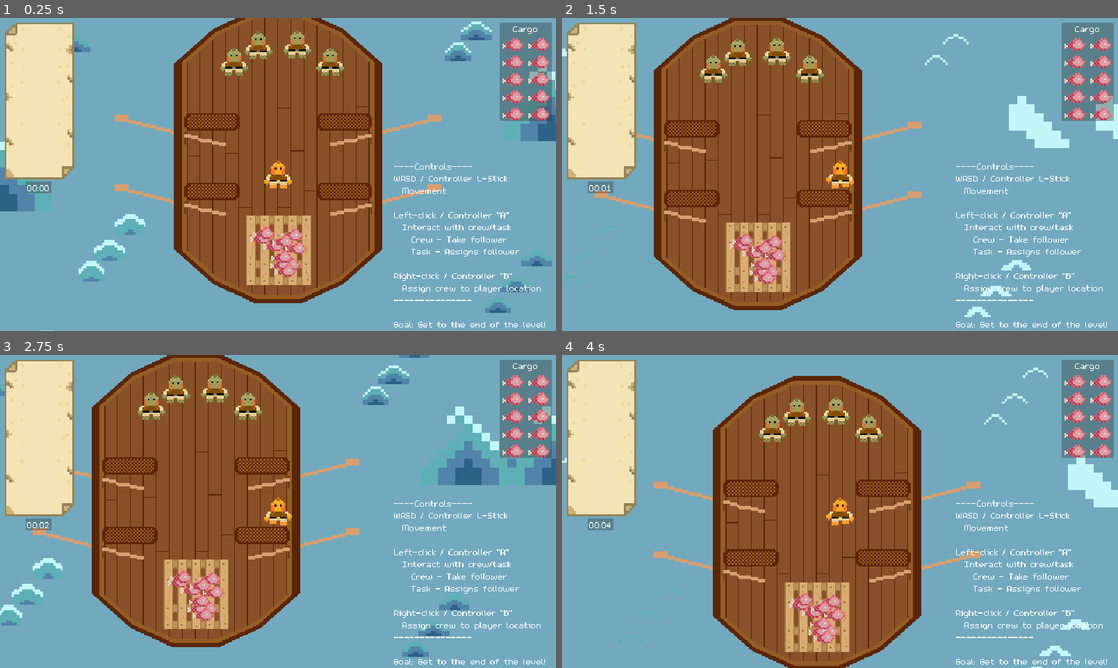
Above: before the commit, frames 1-4 (two rows, left to right).
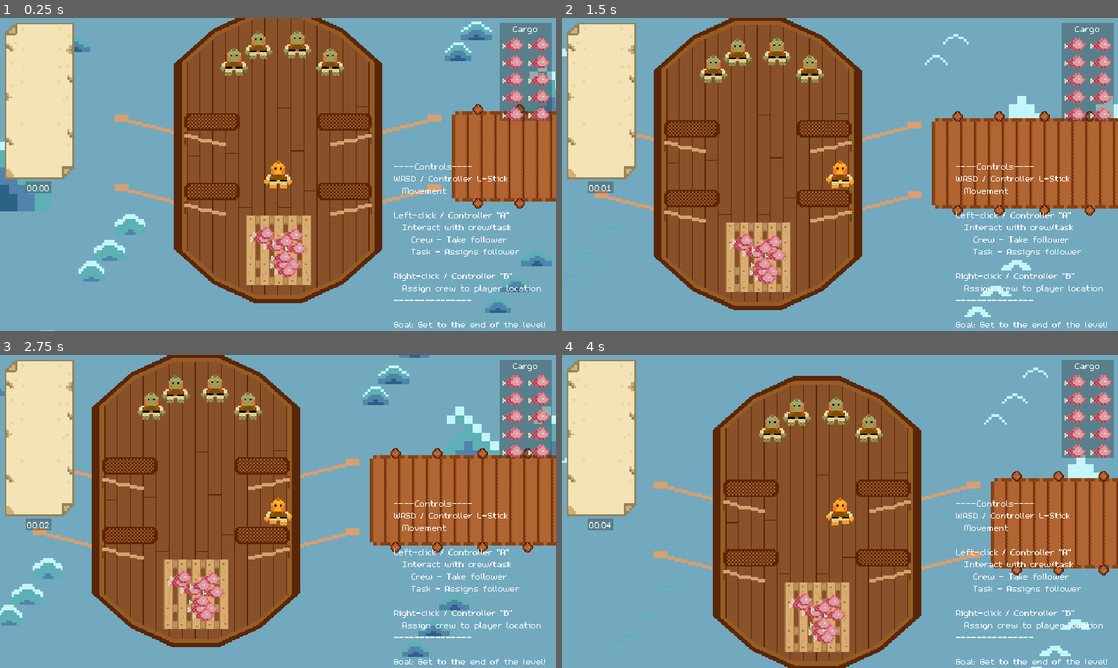
Above: after the commit, the same moments.

Repository: Splashy-Inc/splish-splashisson
Game: Godot game, scene res://Scenes/playground.tscn
Same seed, same stepped clock (60 frames per second), same inputs: the game is played once before the commit and once after it.
Inputs:
- Up to frame 1 (0.25 s): no input
- Up to frame 2 (1.5 s): hold D (right) 0.53-1.28 s; hold I (interact) 0.53-1.28 s; hold S (down) from 1.28 s (still down); tap O (location) at 1.35 s
- Up to frame 3 (2.75 s): release S (down) at 2.03 s; hold D (right) from 2.03 s (still down); hold I (interact) from 2.03 s (still down)
- Up to frame 4 (4 s): release D (right) at 2.78 s; release I (interact) at 2.78 s; hold W (up) 2.78-3.53 s; tap O (location) at 2.85 s; hold A (left) from 3.53 s (still down); hold I (interact) from 3.53 s (still down)

The runs differ from the first frame. In frame 1, 5.3% of the frame differs, in the area x 81-100%, y 27-61%; in frame 2, 9.7%, in the area x 66-100%, y 29-64%; in frame 3, 9.7%; in frame 4, 6.5%.

Commit message:
Add starting dock
De-spawns when far enough away, based roughly on total boat length

Diff:
--- a/Scenes/Ocean/ocean.gd
+++ b/Scenes/Ocean/ocean.gd
@@ -22,7 +22,7 @@
 		#	in order to prevent ocean scroll from jumping to a very fast speed at start of slowdown
 		set_autoscroll(Vector2(0, clamp(speed/15, 0, 400)))
 	else:
-		set_autoscroll(Vector2(0, clamp(speed/5, 0, 400)))
+		set_autoscroll(Vector2(0, clamp(speed/Globals.PARALLAX_SCROLL_FACTOR, 0, 400)))
 	scroll_offset.y = cur_position.y
 
 func _on_boat_ready(boat: Boat):
--- a/Scenes/boat.gd
+++ b/Scenes/boat.gd
@@ -15,6 +15,7 @@
 var max_speed = 0
 var drag = 10
 var is_stopped = false
+var length: int
 
 # Called when the node enters the scene tree for the first time.
 func _ready() -> void:
@@ -43,6 +44,8 @@
 		deck_tasks_to_place = deck_tasks_to_place.slice(4)
 		new_deck_segment.initialize(tasks)
 		$DeckSlot.add_child(new_deck_segment)
+
+	length = $BowSlot.global_position.distance_to($SternSlot.global_position) + get_viewport_rect().size.y
 
 	change_speed(0)
 
--- a/Scenes/crew_member.tscn
+++ b/Scenes/crew_member.tscn
@@ -494,6 +494,36 @@
 }]
 }
 
+[sub_resource type="Animation" id="Animation_aagtk"]
+resource_name = "eating"
+length = 1.60002
+loop_mode = 1
+step = 0.2
+tracks/0/type = "value"
+tracks/0/imported = false
+tracks/0/enabled = true
+tracks/0/path = NodePath("AnimatedSprite2D:animation")
+tracks/0/interp = 1
+tracks/0/loop_wrap = true
+tracks/0/keys = {
+"times": PackedFloat32Array(0),
+"transitions": PackedFloat32Array(1),
+"update": 1,
+"values": [&"eating"]
+}
+tracks/1/type = "value"
+tracks/1/imported = false
+tracks/1/enabled = true
+tracks/1/path = NodePath("AnimatedSprite2D:frame")
+tracks/1/interp = 1
+tracks/1/loop_wrap = true
+tracks/1/keys = {
+"times": PackedFloat32Array(0, 0.2, 0.4, 0.6, 0.8, 1, 1.2, 1.4),
+"transitions": PackedFloat32Array(1, 1, 1, 1, 1, 1, 1, 1),
+"update": 1,
+"values": [0, 1, 2, 3, 4, 5, 6, 7]
+}
+
 [sub_resource type="Animation" id="Animation_df2kf"]
 resource_name = "idle_down"
 length = 0.250025
@@ -714,36 +744,6 @@
 "values": [Vector2(0, 0)]
 }
 
-[sub_resource type="Animation" id="Animation_aagtk"]
-resource_name = "eating"
-length = 1.60002
-loop_mode = 1
-step = 0.2
-tracks/0/type = "value"
-tracks/0/imported = false
-tracks/0/enabled = true
-tracks/0/path = NodePath("AnimatedSprite2D:animation")
-tracks/0/interp = 1
-tracks/0/loop_wrap = true
-tracks/0/keys = {
-"times": PackedFloat32Array(0),
-"transitions": PackedFloat32Array(1),
-"update": 1,
-"values": [&"eating"]
-}
-tracks/1/type = "value"
-tracks/1/imported = false
-tracks/1/enabled = true
-tracks/1/path = NodePath("AnimatedSprite2D:frame")
-tracks/1/interp = 1
-tracks/1/loop_wrap = true
-tracks/1/keys = {
-"times": PackedFloat32Array(0, 0.2, 0.4, 0.6, 0.8, 1, 1.2, 1.4),
-"transitions": PackedFloat32Array(1, 1, 1, 1, 1, 1, 1, 1),
-"update": 1,
-"values": [0, 1, 2, 3, 4, 5, 6, 7]
-}
-
 [sub_resource type="AnimationLibrary" id="AnimationLibrary_plwr3"]
 _data = {
 "RESET": SubResource("Animation_bm4pa"),
--- /dev/null
+++ b/Scenes/dock.tscn
@@ -0,0 +1,10 @@
+[gd_scene load_steps=3 format=3 uid="uid://cb85ltydhxs13"]
+
+[ext_resource type="Texture2D" uid="uid://bap56cnlcvi8w" path="res://Art/Dock/Dock.png" id="1_mlbo8"]
+[ext_resource type="Script" path="res://Scripts/dock.gd" id="1_y86b2"]
+
+[node name="Dock" type="Node2D"]
+script = ExtResource("1_y86b2")
+
+[node name="Sprite2D" type="Sprite2D" parent="."]
+texture = ExtResource("1_mlbo8")
--- a/Scenes/level.tscn
+++ b/Scenes/level.tscn
@@ -7,6 +7,7 @@
 [ext_resource type="PackedScene" uid="uid://djyibeaauqw2f" path="res://Scenes/crew_member.tscn" id="5_pjrgm"]
 [ext_resource type="PackedScene" uid="uid://je3j0pd8ickv" path="res://Scenes/splish.tscn" id="6_peku6"]
 [ext_resource type="Script" path="res://Scenes/game_camera.gd" id="7_r4a8d"]
+[ext_resource type="PackedScene" uid="uid://cb85ltydhxs13" path="res://Scenes/dock.tscn" id="8_b63j4"]
 
 [node name="Level" type="Node"]
 script = ExtResource("1_stx43")
@@ -41,4 +42,8 @@
 
 [node name="Obstacles" type="Node" parent="."]
 
+[node name="StartDock" parent="." node_paths=PackedStringArray("boat") instance=ExtResource("8_b63j4")]
+position = Vector2(640, 180)
+boat = NodePath("../Boat")
+
 [connection signal="ready" from="Boat" to="." method="_on_boat_ready"]
--- a/Scenes/playground.tscn
+++ b/Scenes/playground.tscn
@@ -7,6 +7,7 @@
 [ext_resource type="Script" path="res://Scenes/game_camera.gd" id="2_gusxx"]
 [ext_resource type="PackedScene" uid="uid://ptto4146phwg" path="res://Scenes/boat.tscn" id="2_twya3"]
 [ext_resource type="PackedScene" uid="uid://co8iy1he6fkwa" path="res://Scenes/hud.tscn" id="3_75gk2"]
+[ext_resource type="PackedScene" uid="uid://cb85ltydhxs13" path="res://Scenes/dock.tscn" id="8_teo1b"]
 
 [node name="Playground" type="Node"]
 script = ExtResource("1_bs7od")
@@ -46,6 +47,10 @@
 wait_time = 5.0
 autostart = true
 
+[node name="StartDock" parent="." node_paths=PackedStringArray("boat") instance=ExtResource("8_teo1b")]
+position = Vector2(640, 180)
+boat = NodePath("../Boat")
+
 [connection signal="completed" from="." to="." method="_on_completed"]
 [connection signal="ready" from="Boat" to="." method="_on_boat_ready"]
 [connection signal="timeout" from="LeakSpawnTimer" to="." method="_on_leak_spawn_timer_timeout"]
--- /dev/null
+++ b/Scripts/dock.gd
@@ -0,0 +1,21 @@
+extends Node2D
+
+class_name Dock
+
+@export var boat: Boat
+
+# Called when the node enters the scene tree for the first time.
+func _ready() -> void:
+	if not boat:
+		boat = Globals.boat
+		Globals.boat_ready.connect(_on_boat_ready)
+
+# Called every frame. 'delta' is the elapsed time since the previous frame.
+func _process(delta: float) -> void:
+	if boat:
+		global_position.y += boat.speed * delta / Globals.PARALLAX_SCROLL_FACTOR
+		if global_position.y > 0 and boat.global_position.distance_to(global_position) > boat.length:
+			queue_free()
+
+func _on_boat_ready(new_boat: Boat):
+	boat = new_boat
--- a/Scripts/globals.gd
+++ b/Scripts/globals.gd
@@ -7,6 +7,8 @@
 signal level_progress_percent_updated
 signal level_ready
 signal level_completed
+
+const PARALLAX_SCROLL_FACTOR = 5
 
 var boat: Boat
 var boat_speed = 0
--- a/Scripts/level.gd
+++ b/Scripts/level.gd
@@ -3,6 +3,8 @@
 class_name Level
 
 signal completed
+
+var dock_scene = load("res://Scenes/dock.tscn")
 
 var progress = 0
 @export var minimum_seconds: int
@@ -35,3 +37,8 @@
 
 func _boat_speed_updated(speed: int):
 	boat_speed = clamp(speed, 0, max_boat_speed)
+
+func spawn_dock(spawn_point: Vector2):
+	var new_dock = dock_scene.instantiate()
+	add_child(new_dock)
+	new_dock.global_position = spawn_point
Not shown: 1 places in Scenes/level.tscn that only renumber resources
Not shown: 1 places in Scenes/playground.tscn that only renumber resources
